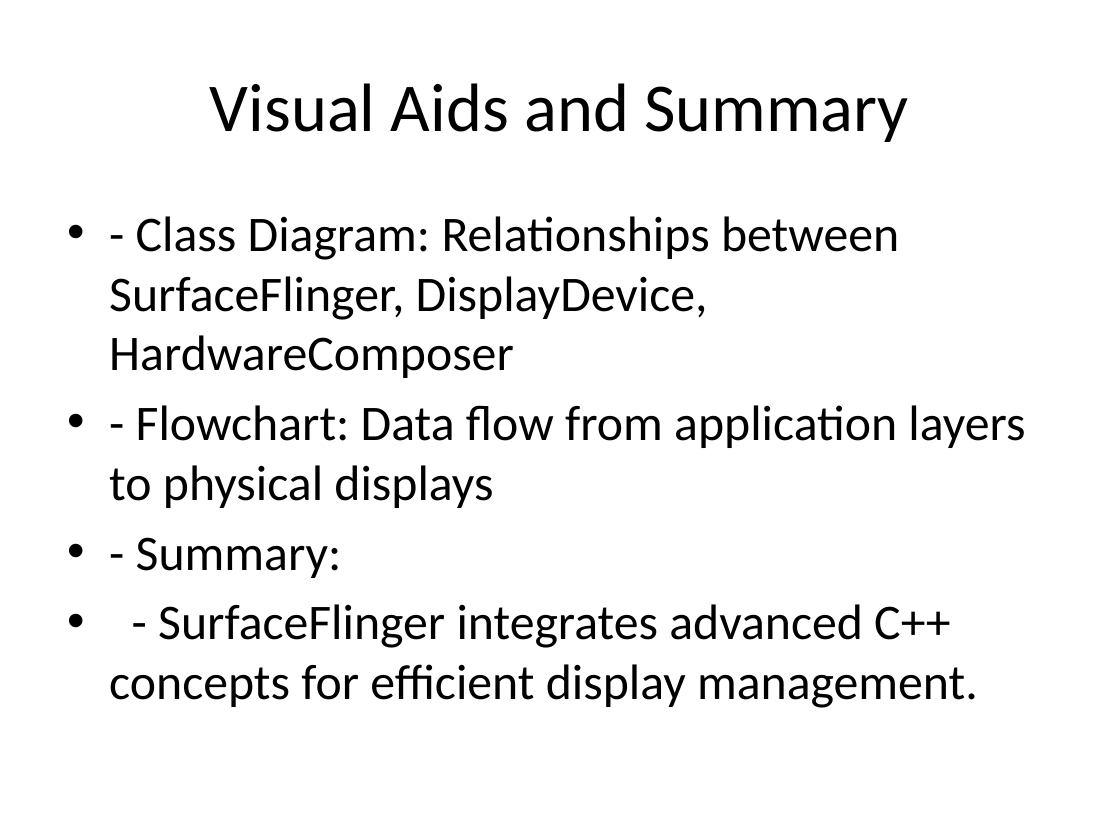
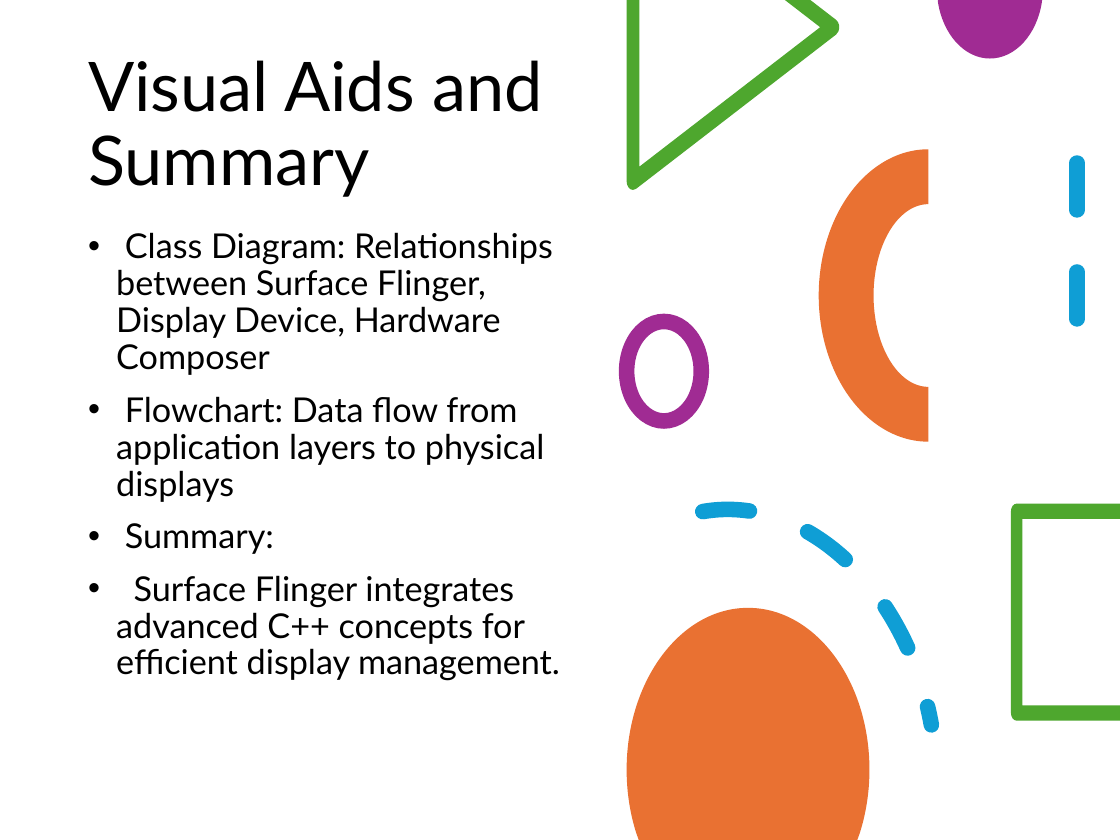
Before and after one commit to sudheerdevu/Thundersoft_work, a slide deck: slide 10 of session/SurfaceFlinger_cpp_concepts.pptx. Drawn at 1120x840 pixels with LibreOffice and Linux fonts; fonts in the diff are those of the drawing. Boxes give left, top, right and bottom in pixels: in the first picture for what was removed or moved away, otherwise in the second. Text is boxed around its words. In the diff, an @@ line names an element or a change of style, - is before the commit and + after.

```diff
--- a/session/SurfaceFlinger_cpp_concepts.pptx
+++ b/session/SurfaceFlinger_cpp_concepts.pptx
@@ freeform shape added at <box>626,0,839,190</box>, fill #4EA72E @@
@@ freeform shape added at <box>937,0,1042,58</box>, fill #A02B93 @@
@@ title "Visual Aids and Summary": place and size @@
-title "Visual Aids and Summary" at <box>210,83,908,142</box>
+title "Visual Aids and Summary" at <box>88,60,543,197</box>
@@ title "Visual Aids and Summary" at <box>88,60,543,197</box>: font Calibri to Lato; alignment centre to left; line spacing 1 to 0.9 @@
@@ arch (boxed as its full ring) added at <box>818,150,1038,442</box>, fill #E97132 @@
@@ line added from (1077, 164) to (1077, 358), #0F9ED5 10 pt dashed @@
@@ text at <box>116,232,560,681</box>: text changed; size 32 to 22 pt; font Calibri to Lato @@
-• - Class Diagram: Relationships between SurfaceFlinger, DisplayDevice, HardwareComposer
-• - Flowchart: Data flow from application layers to physical displays
-• - Summary:
-• - SurfaceFlinger integrates advanced C++ concepts for efficient display management.
+• Class Diagram: Relationships between Surface Flinger, Display Device, Hardware Composer
+• Flowchart: Data flow from application layers to physical displays
+• Summary:
+• Surface Flinger integrates advanced C++ concepts for efficient display management.
@@ ellipse added at <box>626,321,701,421</box>, outline #A02B93 10 pt @@
@@ arc (boxed as its full ellipse) added at <box>518,478,975,840</box>, outline #0F9ED5 10 pt dashed @@
@@ freeform shape added at <box>1011,504,1120,721</box>, fill #4EA72E @@
@@ freeform shape added at <box>626,608,869,840</box>, fill #E97132 @@
```
Also in this commit, not shown: 9 other slides changed, 2 other files.
